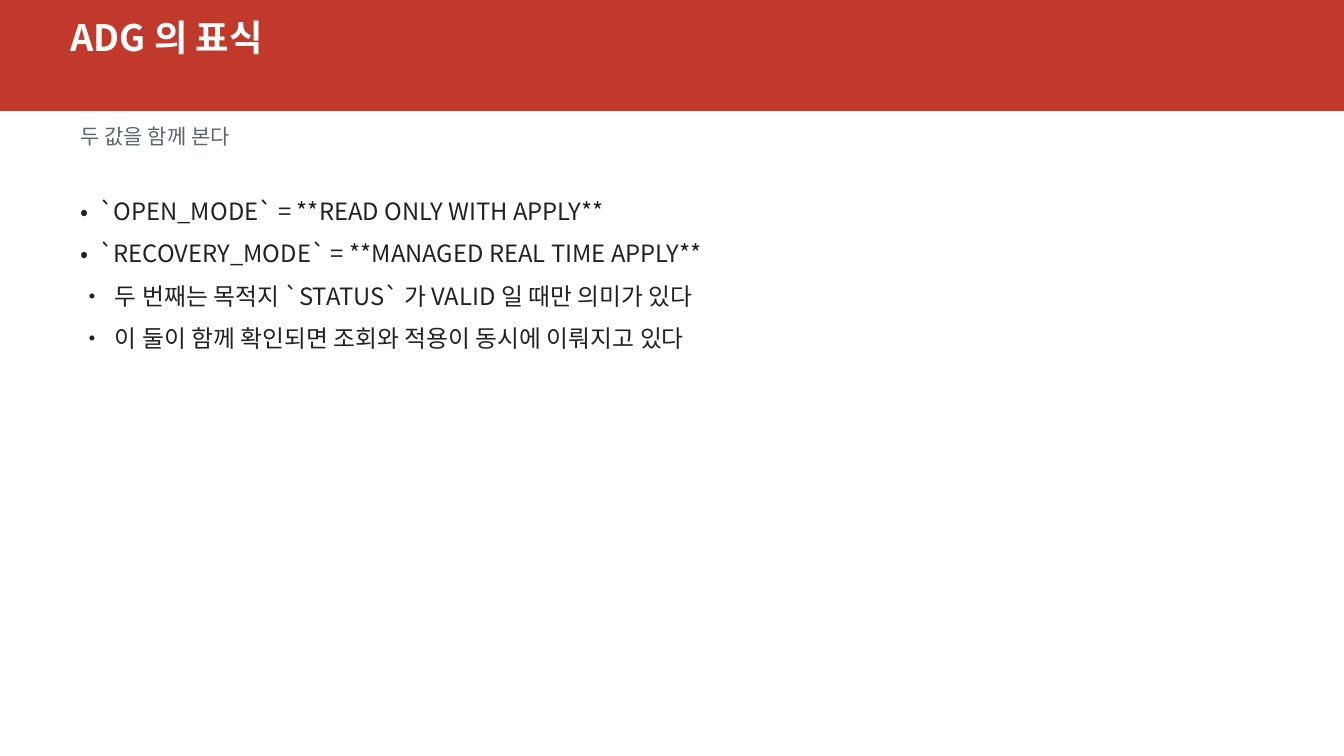
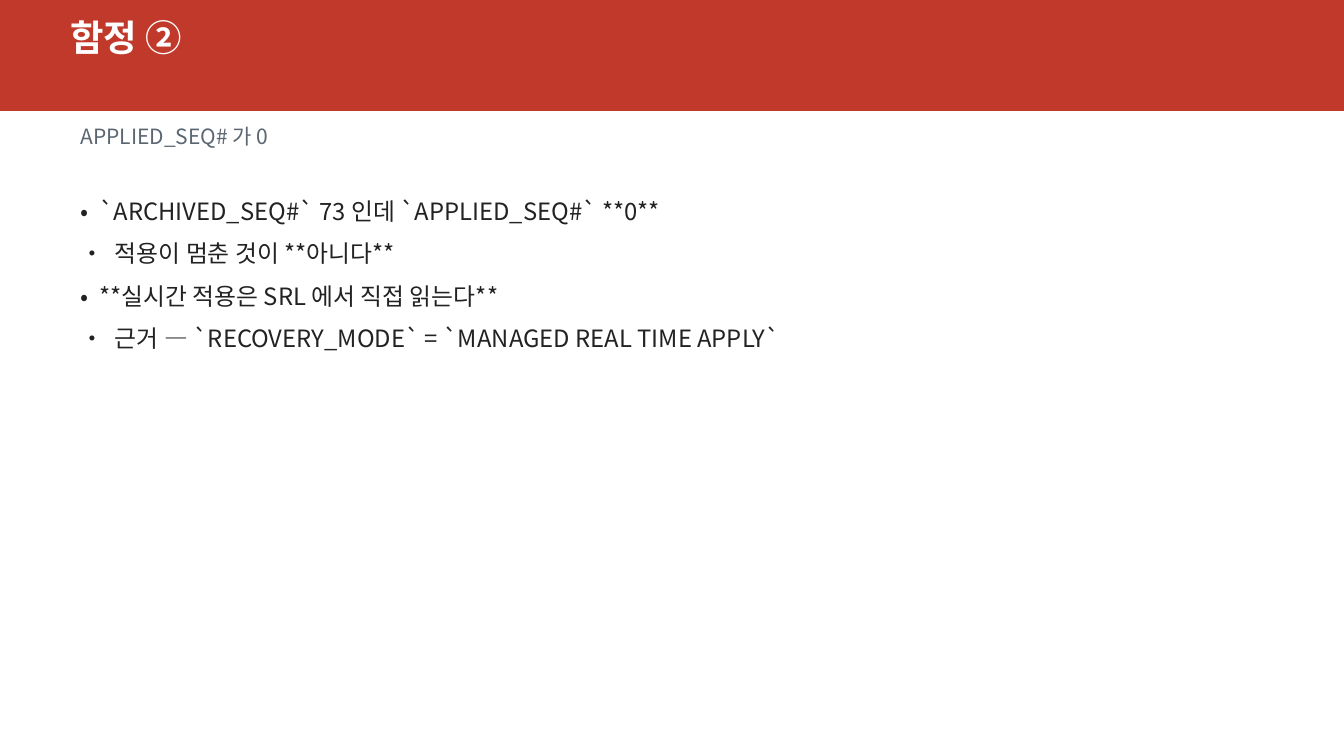
Before and after one commit to elpisk/OracleManual, a slide deck: slide 19 of ADG/15장/15장_V뷰기반모니터링과문제해결.pptx (slide 5 before the commit). Drawn at 1344x756 pixels with LibreOffice and Linux fonts; fonts in the diff are those of the drawing. Boxes give left, top, right and bottom in pixels: in the first picture for what was removed or moved away, otherwise in the second. Text is boxed around its words. In the diff, an @@ line names an element or a change of style, - is before the commit and + after.

```diff
--- a/ADG/15장/15장_V뷰기반모니터링과문제해결.pptx
+++ b/ADG/15장/15장_V뷰기반모니터링과문제해결.pptx
@@ text at bbox=[70, 20, 182, 55]: text changed @@
-ADG 의 표식
+함정 ②
@@ text at bbox=[80, 126, 269, 148]: text changed @@
-두 값을 함께 본다
+APPLIED_SEQ# 가 0
@@ text at bbox=[99, 199, 780, 351]: text changed @@
-• `OPEN_MODE` = **READ ONLY WITH APPLY**
-• `RECOVERY_MODE` = **MANAGED REAL TIME APPLY**
-• 두 번째는 목적지 `STATUS` 가 VALID 일 때만 의미가 있다
-• 이 둘이 함께 확인되면 조회와 적용이 동시에 이뤄지고 있다
+• `ARCHIVED_SEQ#` 73 인데 `APPLIED_SEQ#` **0**
+• 적용이 멈춘 것이 **아니다**
+• **실시간 적용은 SRL 에서 직접 읽는다**
+• 근거 — `RECOVERY_MODE` = `MANAGED REAL TIME APPLY`
```
Also in this commit, not shown: 11 other slides changed, 32 slides added, 26 slides removed, 5 other files.
